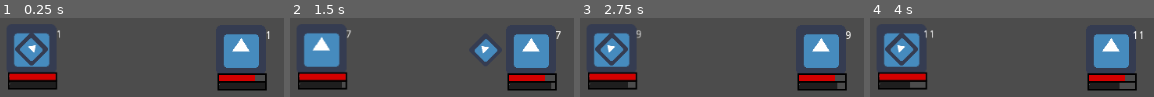
Above: before the commit, frames 1-4 (left to right).
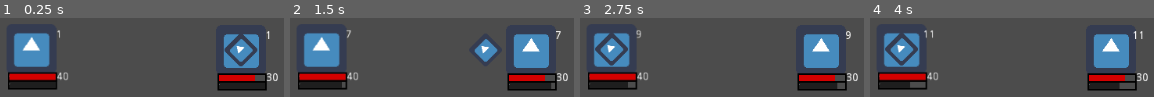
Above: after the commit, the same moments.

Repository: h19mili/Projekt_Fleorune.VM
Game: Godot game, scene res://Main.tscn
Same seed, same stepped clock (60 frames per second), same inputs: the game is played once before the commit and once after it. The engine's default icon, where the game draws it, is replaced by a stand-in: a white triangle on a blue panel in a dark square.
Inputs:
- Up to frame 1 (0.25 s): no input
- Up to frame 2 (1.5 s): tap Enter (ui_accept) at 0.5, 0.77, 1.25 s; hold Up (ui_up) 0.53-1.28 s; hold Down (ui_down) from 1.28 s (still down)
- Up to frame 3 (2.75 s): tap Enter (ui_accept) at 1.52, 2 s; release Down (ui_down) at 2.03 s; hold Up (ui_up) from 2.03 s (still down)
- Up to frame 4 (4 s): tap Enter (ui_accept) at 2.75, 3.02, 3.5, 3.77 s; release Up (ui_up) at 3.53 s; hold Left (ui_left) from 3.53 s (still down)

The runs differ from the first frame. In frame 1, 4.7% of the frame differs, in the area x 5-98%, y 18-80%; in frame 2, 0.5%; in frame 3, 0.5%; in frame 4, 0.5%.
Error before the commit: Invalid get index 'Current_HP' (on base: 'Nil'). (res://TurnQ.gd:53)
Error after the commit: Invalid get index 'Current_HP' (on base: 'Nil'). (res://TurnQ.gd:50)

Commit message:
AttackAction

Diff:
--- a/Arrow.gd
+++ b/Arrow.gd
@@ -25,9 +25,6 @@
 	print("selected")
 	print(selected)
 	print(selected_target)
-	#active_target
-	#targets = []
-	#return selected_target
 	print("hi")
 	if not selected_target:
 		return []
--- a/Battler.gd
+++ b/Battler.gd
@@ -4,7 +4,7 @@
 signal completed
 signal emattack
 var selected : bool = false setget set_selected
-var selectable: bool = false setget set_selectable
+var selectable : bool = false setget set_selectable
 export var Party_member = false
 onready var target_global_position = self.global_position
 
@@ -64,9 +64,3 @@
 			CURRENT_DMG = get_node("Battler_Action").Attack_action()
 			emit_signal("emattack")
 			print("Attack")
-
-
-
-
-
-	pass
--- a/Player karaktär/Battler_Action.gd
+++ b/Player karaktär/Battler_Action.gd
@@ -1,13 +1,22 @@
 extends Node
+class_name Combataction
 
 signal Attack_done
 var Damage = 0
+var Attacker
+
 
 func _ready():
 	pass
 
+
+func _process(delta):
+	Attacker = get_node("/root/Main/TurnQ").Etarget
+	pass
+
+
 func Attack_action():
 	Damage = get_parent().STR
+
 	print(Damage)
 	return Damage
-	pass
--- a/Player karaktär/David.tscn
+++ b/Player karaktär/David.tscn
@@ -37,6 +37,16 @@
 "_edit_use_anchors_": false
 }
 
+[node name="Healthnumber" type="Label" parent="Healthbar"]
+margin_left = 61.8502
+margin_top = 14.315
+margin_right = 79.8502
+margin_bottom = 28.315
+text = "70"
+__meta__ = {
+"_edit_use_anchors_": false
+}
+
 [node name="Mana_bar" type="TextureProgress" parent="."]
 margin_left = -30.0
 margin_top = 25.0
--- a/Player karaktär/Healthbar.gd
+++ b/Player karaktär/Healthbar.gd
@@ -1,7 +1,7 @@
 extends TextureProgress
 
 onready var Max_HP = get_node("..")
-
+var Text_health
 
 func _ready():
 	_Healthbar()
@@ -11,6 +11,8 @@
 func _Healthbar():
 	self.max_value = Max_HP.Max_HP
 	self.value = Max_HP.Current_HP
+	Text_health=str(value)
+	get_node("Healthnumber").set_text(Text_health)
 	pass
 
 
--- a/TurnQ.gd
+++ b/TurnQ.gd
@@ -5,6 +5,7 @@
 signal targets_selected(selected_target)
 var party : Array = []
 var Etarget
+onready var Battler_action = Combataction
 onready var active_player = Battler
 onready var select_arrow = get_node("../Arrow")
 
@@ -18,12 +19,8 @@
 	#for i in Battlers:
 		#if i.Party_member == true:
 			#party.append(i)
-	#print("BATTLERS: ")
-	#print(Battlers)
 	Battlers.sort_custom(self, 'sort_players')
 	Battlers[0].raise()
-	#print("BATTLERS efter: ")
-	#print(Battlers)
 	active_player = get_child(0)
 	select_arrow.select_target(Battlers)
 	#Etarget=select_arrow.selected
@@ -42,24 +39,22 @@
 		var target : Battler
 		if battler.Party_member:
 			#yield(select_arrow.select_target(battler), "completed")
+			select_arrow.select_target(targets)
 			yield(active_player, "completed")
 			print("Player End")
-			select_arrow.select_target(targets)
 			Etarget=select_arrow.selected
+
 		else:
 			yield(active_player, "emattack") # a
-			print(active_player.CURRENT_DMG)
 			print("Current HP:")
 			print(Etarget.Current_HP)
 			print("Etarget")
 			print(Etarget)
 			Etarget.Current_HP -= active_player.CURRENT_DMG
-		#yield(battler, "completed")
 		battler.selected = false
 
 		var new_index : int = (active_player.get_index() + 1) % get_child_count()
 		active_player = get_child(new_index)
-		#yield(active_player, "completed")
 		play_turn()
 
 #func _select_target(selectable_battlers : Array) -> Battler:
--- a/project.godot
+++ b/project.godot
@@ -13,6 +13,11 @@
 "class": "Battler",
 "language": "GDScript",
 "path": "res://Battler.gd"
+}, {
+"base": "Node",
+"class": "Combataction",
+"language": "GDScript",
+"path": "res://Player karaktär/Battler_Action.gd"
 }, {
 "base": "Node",
 "class": "Job",
@@ -31,6 +36,7 @@
 } ]
 _global_script_class_icons={
 "Battler": "",
+"Combataction": "",
 "Job": "",
 "Statblock": "",
 "TurnQ": ""
